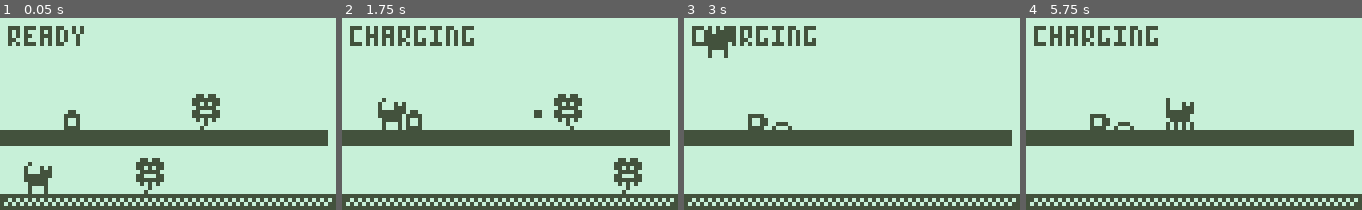
Above: before the commit, frames 1-4 (left to right).
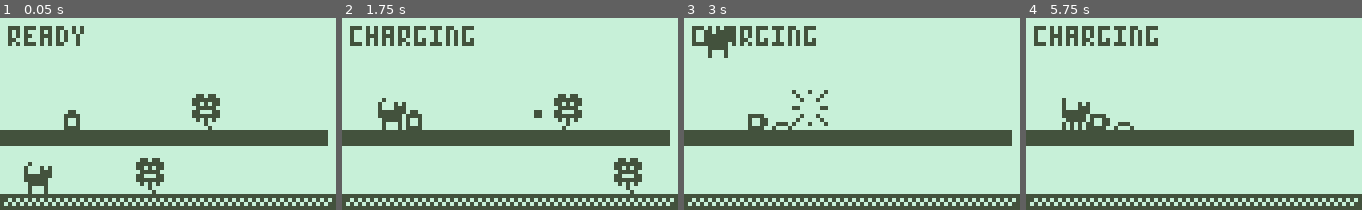
Above: after the commit, the same moments.

Repository: goldghosty/NokiaGame
Game: Godot game, scene res://Scenes/main_scene.tscn
The game is run twice, just before and just after one commit, with the same random seed, the same clock (stepped at 60 frames per second) and the same inputs. The project has no main scene, so this scene is started directly.
Inputs:
- Up to frame 1 (0.05 s): no input
- Up to frame 2 (1.75 s): tap Enter (advance_dialogue) at 0.5 s; hold Enter (advance_dialogue) 0.53-1.28 s; hold D (move_right) from 0.53 s (still down); tap Z (break) at 1.35 s
- Up to frame 3 (3 s): release D (move_right) at 2.03 s; hold A (move_left) 2.03-2.78 s; hold X (swipe) 2.03-2.78 s; hold D (move_right) from 2.78 s (still down); tap Enter (advance_dialogue) at 2.85 s
- Up to frame 4 (5.75 s): tap Z (break) at 3.6 s; release D (move_right) at 4.28 s; hold A (move_left) 4.28-5.03 s; tap X (swipe) at 4.35 s; hold D (move_right) from 5.03 s (still down); hold Enter (advance_dialogue) from 5.03 s (still down)

The runs differ from the first frame. In frame 1, 0.1% of the frame differs, in the area x 42-64%, y 56-92%; in frame 2, 0.1%; in frame 3, 0.4%; in frame 4, 1.7%, in the area x 10-50%, y 41-59%.

Commit message:
adding sounds

Diff:
--- a/Scenes/black_cat.tscn
+++ b/Scenes/black_cat.tscn
@@ -4,6 +4,7 @@
 [ext_resource type="Texture2D" uid="uid://lo3hvvjbvyun" path="res://Sprites/smallcatwalk.png" id="2_ghijl"]
 [ext_resource type="Texture2D" uid="uid://d8oabn2ur5ca" path="res://Sprites/smallcatidle.png" id="3_ghijl"]
 [ext_resource type="Texture2D" uid="uid://dqcwwrsm5syc2" path="res://Sprites/nokia_swipe.png" id="4_0e054"]
+[ext_resource type="AudioStream" uid="uid://dg6dijow1m0ih" path="res://Sounds/playerhurt.wav" id="5_3rw4y"]
 
 [sub_resource type="AtlasTexture" id="AtlasTexture_44cfe"]
 atlas = ExtResource("2_ghijl")
@@ -100,11 +101,14 @@
 "speed": 5.0
 }]
 
-[sub_resource type="RectangleShape2D" id="RectangleShape2D_ij6vw"]
-size = Vector2(8, 8)
+[sub_resource type="CircleShape2D" id="CircleShape2D_3rw4y"]
+radius = 4.0
 
 [sub_resource type="RectangleShape2D" id="RectangleShape2D_0e054"]
 size = Vector2(3, 2)
+
+[sub_resource type="RectangleShape2D" id="RectangleShape2D_jax0f"]
+size = Vector2(8, 8)
 
 [node name="BlackCat" type="CharacterBody2D" unique_id=1722602674 groups=["Player"]]
 collision_mask = 198
@@ -117,8 +121,8 @@
 frame = 1
 frame_progress = 0.6270474
 
-[node name="CollisionShape2D" type="CollisionShape2D" parent="." unique_id=1908269517]
-shape = SubResource("RectangleShape2D_ij6vw")
+[node name="CollisionCircle" type="CollisionShape2D" parent="." unique_id=1744295674]
+shape = SubResource("CircleShape2D_3rw4y")
 
 [node name="SwipeBox" type="Area2D" parent="." unique_id=1741229990]
 collision_mask = 64
@@ -131,4 +135,14 @@
 wait_time = 5.0
 one_shot = true
 
+[node name="InjuredSound" type="AudioStreamPlayer2D" parent="." unique_id=1239673764]
+stream = ExtResource("5_3rw4y")
+
+[node name="HitArea" type="Area2D" parent="." unique_id=1228453219]
+collision_mask = 16
+
+[node name="CollisionShape2D" type="CollisionShape2D" parent="HitArea" unique_id=663614802]
+shape = SubResource("RectangleShape2D_jax0f")
+
 [connection signal="timeout" from="HairballTimer" to="." method="_on_hairball_timer_timeout"]
+[connection signal="area_entered" from="HitArea" to="." method="_on_hit_area_area_entered"]
--- a/Scenes/clover.tscn
+++ b/Scenes/clover.tscn
@@ -1,7 +1,21 @@
 [gd_scene format=3 uid="uid://c2mke3pjgegoy"]
 
-[ext_resource type="Script" uid="uid://cn7tfjalpugwm" path="res://clover.gd" id="1_327jk"]
+[ext_resource type="Script" uid="uid://cn7tfjalpugwm" path="res://Scripts/clover.gd" id="1_327jk"]
 [ext_resource type="Texture2D" uid="uid://dved5xgxt72v0" path="res://Sprites/clover.png" id="1_f0scq"]
+[ext_resource type="Texture2D" uid="uid://dlemrjklgd0df" path="res://Sprites/clover_death.png" id="2_rmcxx"]
+[ext_resource type="AudioStream" uid="uid://d031qgoolupgd" path="res://Sounds/enemykill.mp3" id="3_e75hx"]
+
+[sub_resource type="AtlasTexture" id="AtlasTexture_v6fci"]
+atlas = ExtResource("2_rmcxx")
+region = Rect2(0, 0, 10, 10)
+
+[sub_resource type="AtlasTexture" id="AtlasTexture_gxew5"]
+atlas = ExtResource("2_rmcxx")
+region = Rect2(10, 0, 10, 10)
+
+[sub_resource type="AtlasTexture" id="AtlasTexture_6uvty"]
+atlas = ExtResource("2_rmcxx")
+region = Rect2(0, 10, 10, 10)
 
 [sub_resource type="AtlasTexture" id="AtlasTexture_327jk"]
 atlas = ExtResource("1_f0scq")
@@ -23,6 +37,20 @@
 animations = [{
 "frames": [{
 "duration": 1.0,
+"texture": SubResource("AtlasTexture_v6fci")
+}, {
+"duration": 1.0,
+"texture": SubResource("AtlasTexture_gxew5")
+}, {
+"duration": 1.0,
+"texture": SubResource("AtlasTexture_6uvty")
+}],
+"loop": false,
+"name": &"death",
+"speed": 5.0
+}, {
+"frames": [{
+"duration": 1.0,
 "texture": SubResource("AtlasTexture_327jk")
 }, {
 "duration": 1.0,
@@ -42,16 +70,15 @@
 [sub_resource type="RectangleShape2D" id="RectangleShape2D_c8urk"]
 size = Vector2(8, 10)
 
-[node name="Clover" type="Area2D" unique_id=1459154896]
+[node name="Clover" type="Area2D" unique_id=1459154896 groups=["Enemy"]]
 collision_layer = 16
 collision_mask = 137
 script = ExtResource("1_327jk")
 
 [node name="AnimatedSprite2D" type="AnimatedSprite2D" parent="." unique_id=1506494184]
 sprite_frames = SubResource("SpriteFrames_wa6is")
+animation = &"death"
 autoplay = "default"
-frame = 1
-frame_progress = 0.9757191
 
 [node name="CollisionShape2D" type="CollisionShape2D" parent="." unique_id=1524258988]
 shape = SubResource("RectangleShape2D_c8urk")
@@ -66,4 +93,7 @@
 
 [node name="VisibleOnScreenNotifier2D" type="VisibleOnScreenNotifier2D" parent="." unique_id=1686474279]
 
+[node name="EnemyKilled" type="AudioStreamPlayer2D" parent="." unique_id=407077437]
+stream = ExtResource("3_e75hx")
+
 [connection signal="area_entered" from="." to="." method="_on_area_entered"]
--- a/start_scene.tscn
+++ b/Scenes/start_scene.tscn
@@ -1,6 +1,6 @@
 [gd_scene format=3 uid="uid://701mjri1jbh5"]
 
-[ext_resource type="Script" uid="uid://cjp6lbre3v610" path="res://start_scene.gd" id="1_mbe3m"]
+[ext_resource type="Script" uid="uid://cjp6lbre3v610" path="res://Scripts/start_scene.gd" id="1_mbe3m"]
 
 [node name="StartScene" type="Node2D" unique_id=1333314086]
 process_mode = 3
--- a/Scripts/black_cat.gd
+++ b/Scripts/black_cat.gd
@@ -6,6 +6,7 @@
 const JUMP_VELOCITY = -190.0
 @onready var animated_sprite_2d: AnimatedSprite2D = $AnimatedSprite2D
 @onready var hairball_timer: Timer = $HairballTimer
+@onready var injured_sound: AudioStreamPlayer2D = $InjuredSound
 
 func _process(delta: float) -> void:
 
@@ -58,3 +59,8 @@
 
 func _on_hairball_timer_timeout() -> void:
 	Global.can_shoot = true
+
+
+func _on_hit_area_area_entered(area: Area2D) -> void:
+	if area.is_in_group("Enemy"):
+		injured_sound.play()
--- a/clover.gd
+++ b/Scripts/clover.gd
@@ -3,6 +3,7 @@
 @onready var ray_cast_right: RayCast2D = $RayCastRight
 @onready var animated_sprite_2d: AnimatedSprite2D = $AnimatedSprite2D
 @onready var visible_on_screen_notifier_2d: VisibleOnScreenNotifier2D = $VisibleOnScreenNotifier2D
+@onready var enemy_killed: AudioStreamPlayer2D = $EnemyKilled
 
 
 var enemy_speed = 20.0
@@ -25,6 +26,10 @@
 
 func _on_area_entered(area: Area2D) -> void:
 	if area.is_in_group("Projectile") and clover_on_screen:
+		animated_sprite_2d.play("death")
+		await animated_sprite_2d.animation_finished
+		enemy_killed.play()
+		await enemy_killed.finished
 		queue_free()
 
 
Not shown, added: Scenes/playerhurt.wav.import
Renamed: clover.gd.uid -> Scripts/clover.gd.uid
Renamed: start_scene.gd -> Scripts/start_scene.gd
Renamed: start_scene.gd.uid -> Scripts/start_scene.gd.uid
Not shown, added: Sounds/enemykill.mp3.import
Not shown, added: Sounds/playerhurt.wav.import
Binary file added: Sprites/clover_death.png
Not shown, added: Sprites/clover_death.png.import
Not shown, added: Scenes/playerhurt.wav
Not shown, added: Sounds/enemykill.mp3
Not shown, added: Sounds/playerhurt.wav
